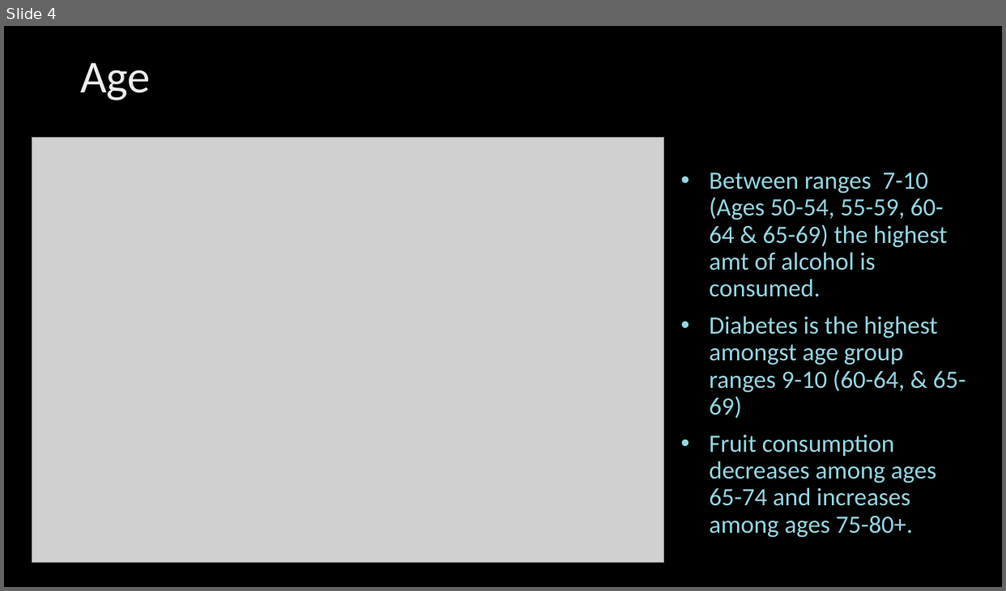
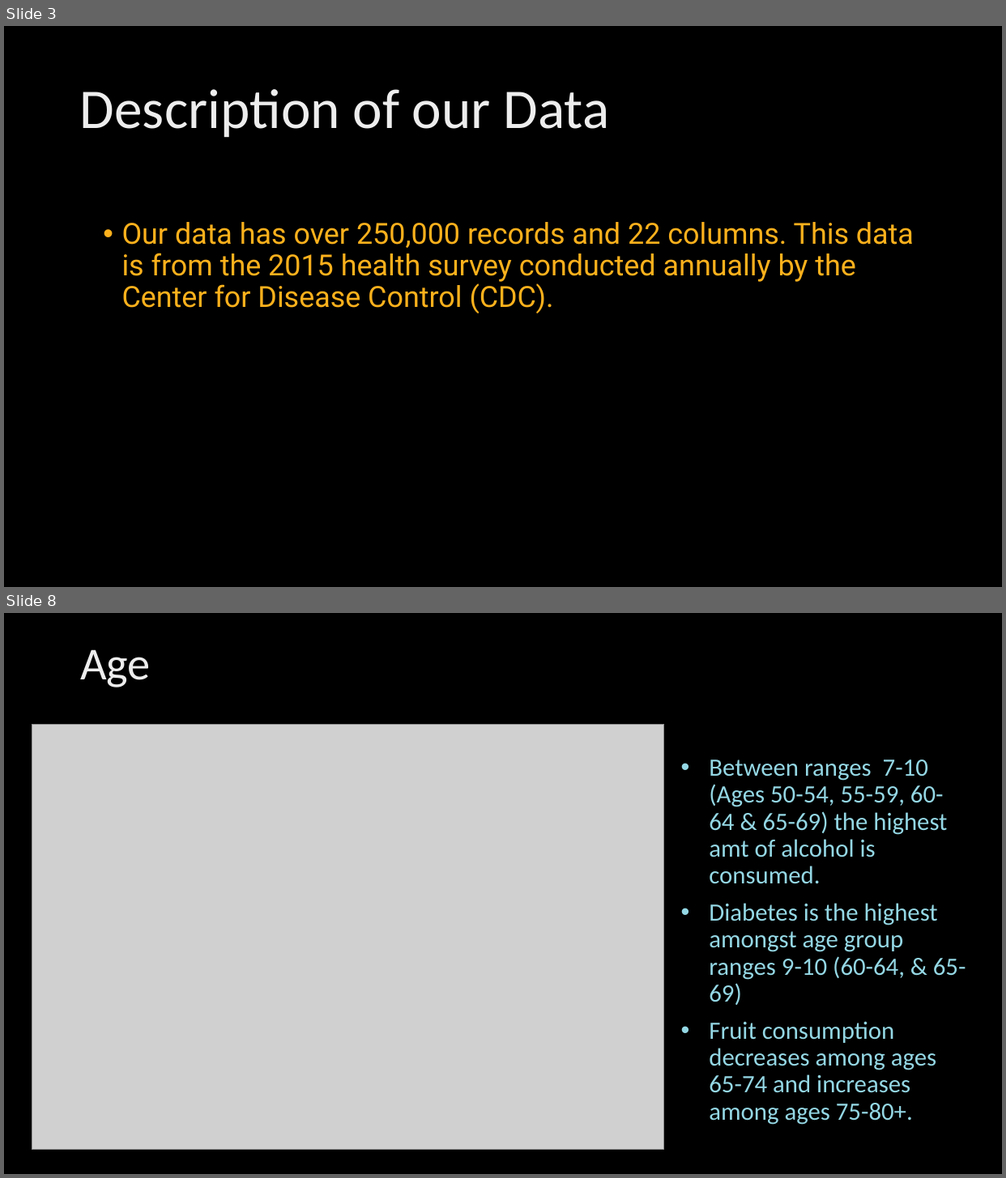
Before and after one commit to Rosedragon87/Capstone_Project_2021, a slide deck: Data_Science_Capstone_2021.pptx. Shown one above the other, each under a label of ours: slide 4 before the commit, slides 3 and 8 after it; the slides between them are not shown. The pictures are 1006x591 and 1006x1178 pixels, drawn with LibreOffice and Linux fonts; fonts in the diff are those of the drawing; grey boxes stand for pictures; background and template pictures are left out. Boxes give left, top, right and bottom in pixels: in the first picture for what was removed or moved away, otherwise in the second. Text is boxed around its words. In the diff, an @@ line names an element or a change of style, - is before the commit and + after.

```diff
--- a/Data_Science_Capstone_2021.pptx
+++ b/Data_Science_Capstone_2021.pptx
@@ slide 3 added at bbox=[4, 26, 1002, 587], background picture (left out) @@
@@ title added at bbox=[80, 89, 610, 137], 54 pt, text gradient #BFBFBF to #EDEDED to #FFFFFF @@
+Description of our Data
@@ text added at bbox=[122, 222, 914, 314], 28 pt, text #FCB11C @@
+• Our data has over 250,000 records and 22 columns. This data is from the 2015 health survey conducted annually by the Center for Disease Control (CDC).
@@ what was slide 4 is now slide 8 @@
```
Also in this commit, not shown: 5 slides changed, 8 other slides added, 12 slides removed.
